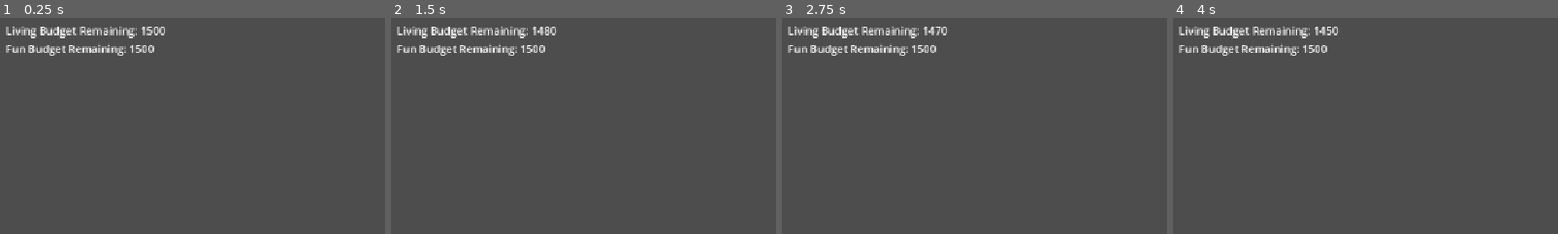
Above: before the commit, frames 1-4 (left to right).
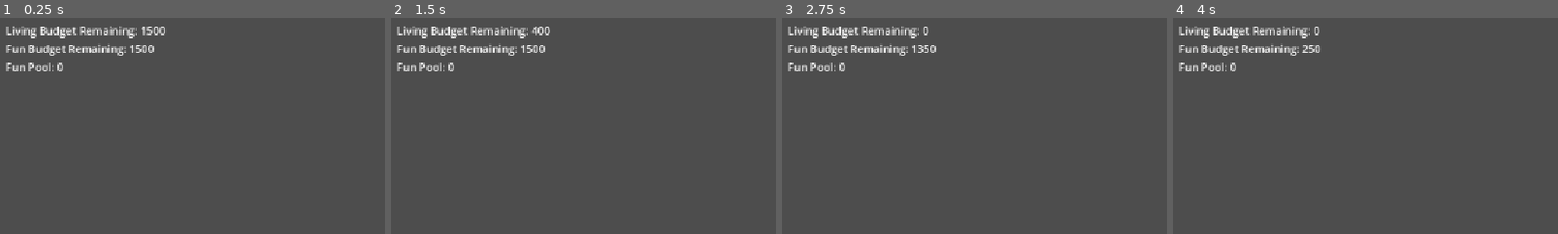
Above: after the commit, the same moments.

Repository: raymocao/booget-game
Game: Godot game, scene res://main.tscn
Two runs of this game, one before a commit and one after it. Both use one fixed random seed, a clock stepped at 60 frames per second and the inputs below.
Inputs:
- Up to frame 1 (0.25 s): no input
- Up to frame 2 (1.5 s): click "Add Transaction" at 0.5 s; click "Add Transaction" at 1.25 s
- Up to frame 3 (2.75 s): click "Add Transaction" at 2 s
- Up to frame 4 (4 s): tap Enter at 2.75 s; tap Space at 3.5 s
The pictures show only the part of the screen within x 0-50%, y 0-50%; the shares and areas given below are measured in that part.

The runs differ from the first frame. In frame 1, 0.3% of the frame differs, in the area x 1-17%, y 20-25%; in frame 2, 0.5%; in frame 3, 0.5%; in frame 4, 0.6%, in the area x 1-43%, y 4-25%.
Error before the commit: Invalid call. Nonexistent function 'update_fp' in base 'CanvasLayer (hud.gd)'. (res://main.gd:20)

Commit message:
add confirm cancel

Diff:
--- a/booget/hud.gd
+++ b/booget/hud.gd
@@ -4,21 +4,37 @@
 signal end_game();
 
 func _ready():
-	$MarginContainer/VBoxContainer/LB.show();
-	$MarginContainer/VBoxContainer/FB.show();
-	$MarginContainer/"Add Transaction".show();
+	load_main_screen();
+
+func load_main_screen():
+	$MainMarginContainer.show();
+	$MainMarginContainer/BudgetLabels/LB.show();
+	$MainMarginContainer/BudgetLabels/FB.show();
+	$MainMarginContainer/BudgetLabels/FP.show();
+	$MainMarginContainer/"Add Transaction".show();
+	$ExitMarginContainer.hide();
 
 func update_lb(num):
-	$MarginContainer/VBoxContainer/LB.text = "Living Budget Remaining: " + str(num);
+	$MainMarginContainer/BudgetLabels/LB.text = "Living Budget Remaining: " + str(num);
 
 func update_fb(num):
-	$MarginContainer/VBoxContainer/FB.text = "Fun Budget Remaining: " + str(num);
+	$MainMarginContainer/BudgetLabels/FB.text = "Fun Budget Remaining: " + str(num);
+
+func update_fp(num):
+	$MainMarginContainer/BudgetLabels/FP.text = "Fun Pool: " + str(num);
 
 func _on_add_transaction_pressed():
 	var transaction = Transaction.new();
-	transaction.transaction_amount = 10;
+	transaction.transaction_amount = 550;
 	transaction.transaction_category = Main.BudgetCategory.LIVING;
 	add_transaction.emit(transaction);
 
 func _on_exit_pressed() -> void:
+	$MainMarginContainer.hide();
+	$ExitMarginContainer.show();
+
+func _on_exit_confirm_pressed() -> void:
 	end_game.emit();
+
+func _on_exit_cancel_pressed() -> void:
+	load_main_screen();
--- a/booget/hud.tscn
+++ b/booget/hud.tscn
@@ -5,7 +5,7 @@
 [node name="HUD" type="CanvasLayer"]
 script = ExtResource("1_64ctp")
 
-[node name="MarginContainer" type="MarginContainer" parent="."]
+[node name="MainMarginContainer" type="MarginContainer" parent="."]
 anchors_preset = 15
 anchor_right = 1.0
 anchor_bottom = 1.0
@@ -16,31 +16,80 @@
 theme_override_constants/margin_right = 12
 theme_override_constants/margin_bottom = 12
 
-[node name="VBoxContainer" type="VBoxContainer" parent="MarginContainer"]
+[node name="BudgetLabels" type="VBoxContainer" parent="MainMarginContainer"]
 layout_mode = 2
 
-[node name="LB" type="Label" parent="MarginContainer/VBoxContainer"]
+[node name="LB" type="Label" parent="MainMarginContainer/BudgetLabels"]
 layout_mode = 2
 size_flags_horizontal = 0
 text = "Living Budget Remaining: "
 
-[node name="FB" type="Label" parent="MarginContainer/VBoxContainer"]
+[node name="FB" type="Label" parent="MainMarginContainer/BudgetLabels"]
 layout_mode = 2
 size_flags_horizontal = 0
 text = "Fun Budget Remaining: "
 
-[node name="Add Transaction" type="Button" parent="MarginContainer"]
+[node name="FP" type="Label" parent="MainMarginContainer/BudgetLabels"]
+layout_mode = 2
+size_flags_horizontal = 0
+text = "Fun Pool: "
+
+[node name="Add Transaction" type="Button" parent="MainMarginContainer"]
 layout_mode = 2
 size_flags_horizontal = 4
 size_flags_vertical = 8
 text = "Add Transaction
 "
 
-[node name="Exit" type="Button" parent="MarginContainer"]
+[node name="Exit" type="Button" parent="MainMarginContainer"]
 layout_mode = 2
 size_flags_horizontal = 8
 size_flags_vertical = 0
 text = "Exit"
 
-[connection signal="pressed" from="MarginContainer/Add Transaction" to="." method="_on_add_transaction_pressed"]
-[connection signal="pressed" from="MarginContainer/Exit" to="." method="_on_exit_pressed"]
+[node name="ExitMarginContainer" type="MarginContainer" parent="."]
+visible = false
+anchors_preset = 8
+anchor_left = 0.5
+anchor_top = 0.5
+anchor_right = 0.5
+anchor_bottom = 0.5
+offset_left = -20.0
+offset_top = -20.0
+offset_right = 20.0
+offset_bottom = 20.0
+grow_horizontal = 2
+grow_vertical = 2
+theme_override_constants/margin_left = 10
+theme_override_constants/margin_top = 10
+theme_override_constants/margin_right = 10
+theme_override_constants/margin_bottom = 10
+
+[node name="ExitVContainer" type="VBoxContainer" parent="ExitMarginContainer"]
+layout_mode = 2
+size_flags_horizontal = 4
+size_flags_vertical = 4
+
+[node name="Label" type="Label" parent="ExitMarginContainer/ExitVContainer"]
+layout_mode = 2
+size_flags_horizontal = 4
+size_flags_vertical = 0
+text = "Exit?"
+
+[node name="ExitHContainer" type="HBoxContainer" parent="ExitMarginContainer/ExitVContainer"]
+layout_mode = 2
+
+[node name="ExitConfirm" type="Button" parent="ExitMarginContainer/ExitVContainer/ExitHContainer"]
+layout_mode = 2
+size_flags_horizontal = 0
+text = "Quit"
+
+[node name="ExitCancel" type="Button" parent="ExitMarginContainer/ExitVContainer/ExitHContainer"]
+layout_mode = 2
+size_flags_horizontal = 8
+text = "Cancel"
+
+[connection signal="pressed" from="MainMarginContainer/Add Transaction" to="." method="_on_add_transaction_pressed"]
+[connection signal="pressed" from="MainMarginContainer/Exit" to="." method="_on_exit_pressed"]
+[connection signal="pressed" from="ExitMarginContainer/ExitVContainer/ExitHContainer/ExitConfirm" to="." method="_on_exit_confirm_pressed"]
+[connection signal="pressed" from="ExitMarginContainer/ExitVContainer/ExitHContainer/ExitCancel" to="." method="_on_exit_cancel_pressed"]
